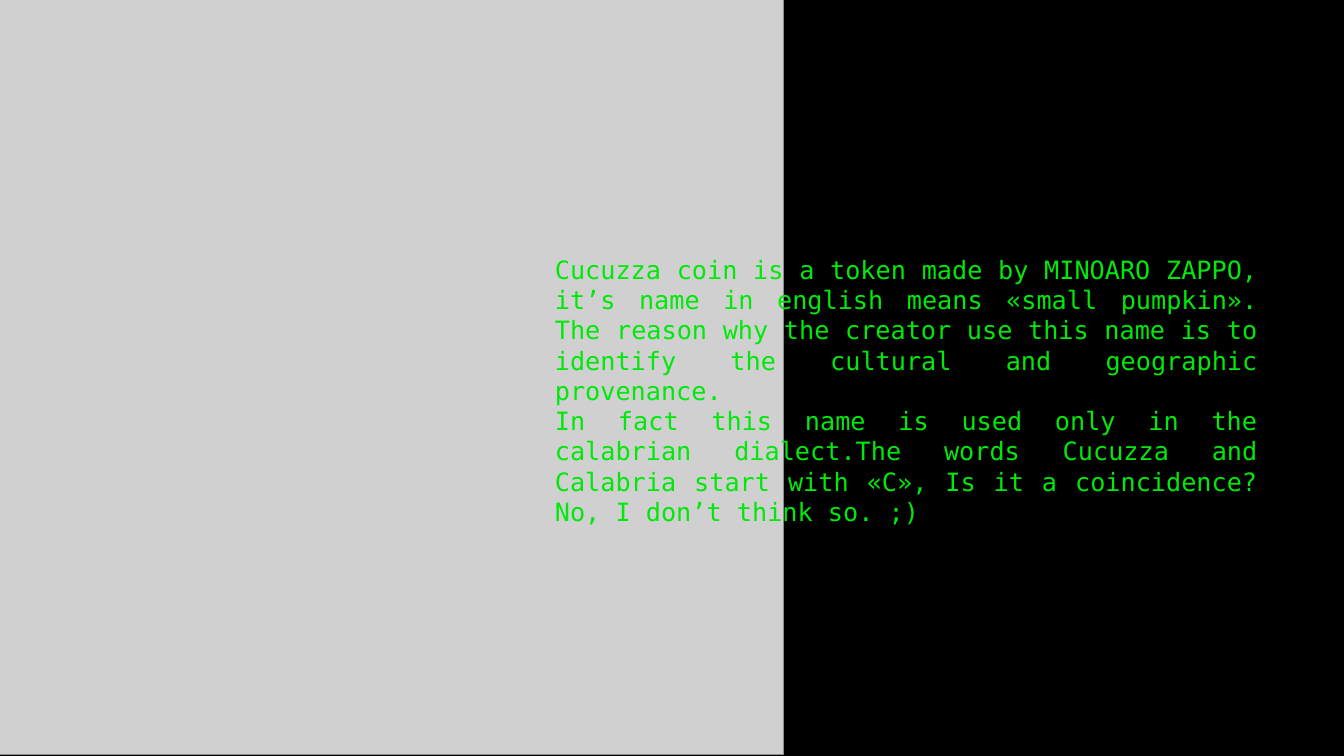
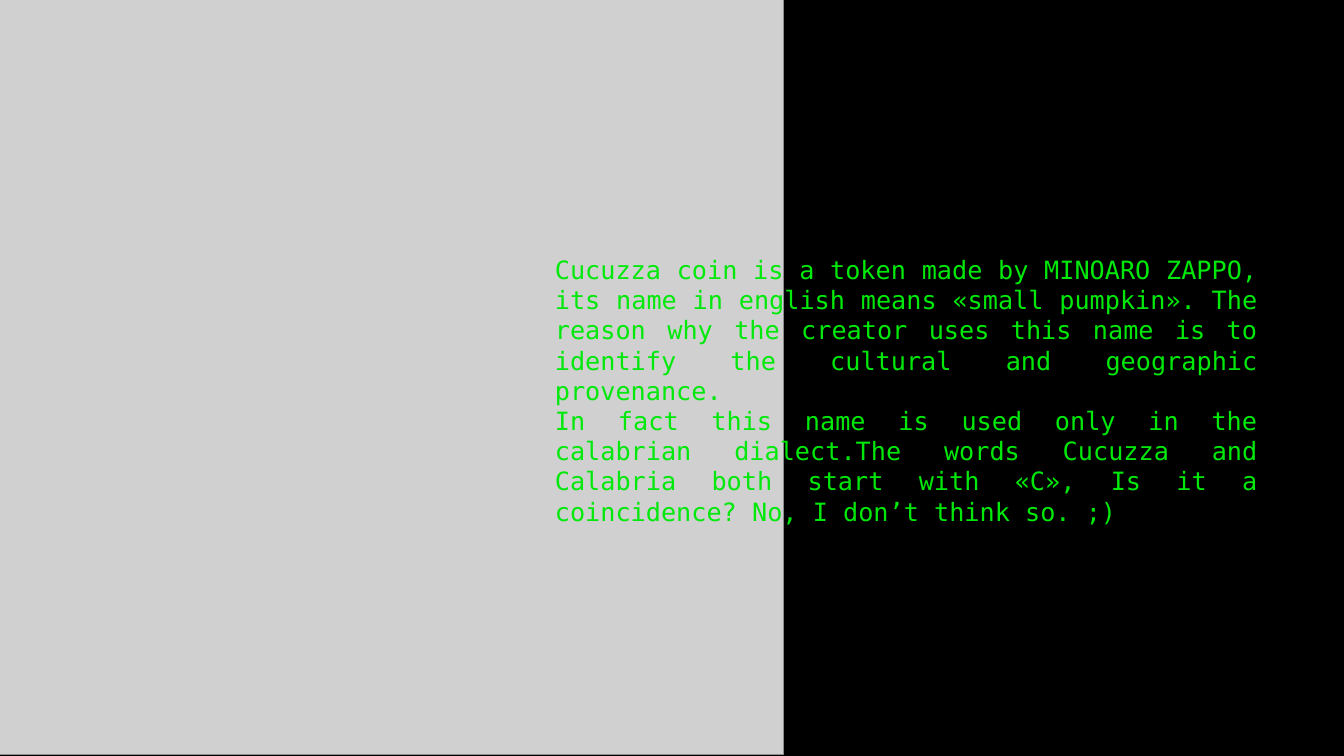
Before and after one commit to ArmRandoM/CucuzzaCoin, a slide deck: slide 2 of CUCUZZA COIN.pptx. Drawn at 1344x756 pixels with LibreOffice and Linux fonts; fonts in the diff are those of the drawing; grey boxes stand for pictures. Boxes give left, top, right and bottom in pixels: in the first picture for what was removed or moved away, otherwise in the second. Text is boxed around its words. In the diff, an @@ line names an element or a change of style, - is before the commit and + after.

```diff
--- a/CUCUZZA COIN.pptx
+++ b/CUCUZZA COIN.pptx
@@ text at (555,260,1258,527): text changed @@
-Cucuzza coin is a token made by MINOARO ZAPPO, it’s name in english means «small pumpkin». The reason why the creator use this name is to identify the cultural and geographic provenance.
-In fact this name is used only in the calabrian dialect.The words Cucuzza and Calabria start with «C», Is it a coincidence? No, I don’t think so. ;)
+Cucuzza coin is a token made by MINOARO ZAPPO, its name in english means «small pumpkin». The reason why the creator uses this name is to identify the cultural and geographic provenance.
+In fact this name is used only in the calabrian dialect.The words Cucuzza and Calabria both start with «C», Is it a coincidence? No, I don’t think so. ;)
```
Also in this commit, not shown: 3 other slides changed, 1 other file.
